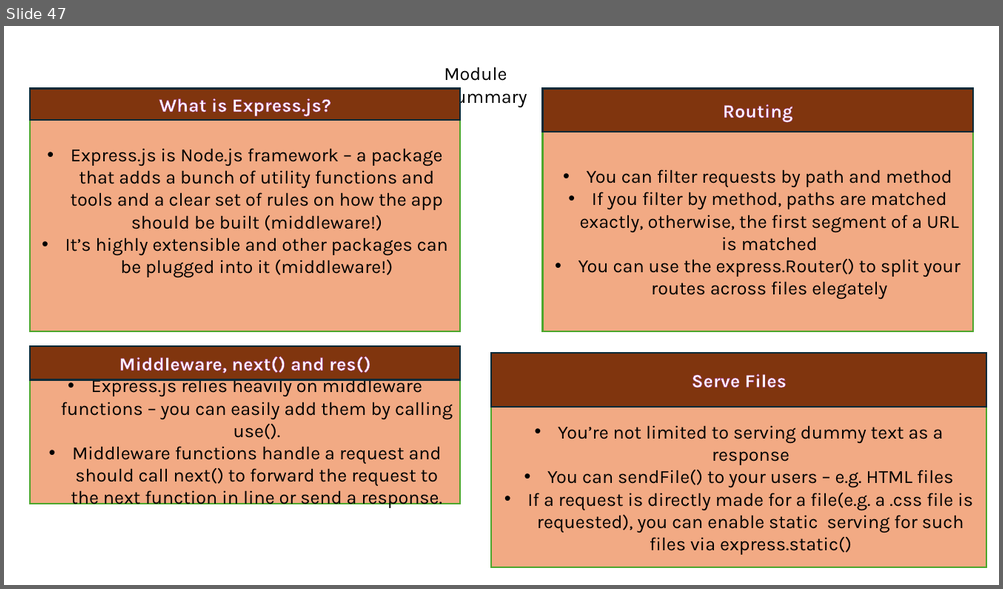
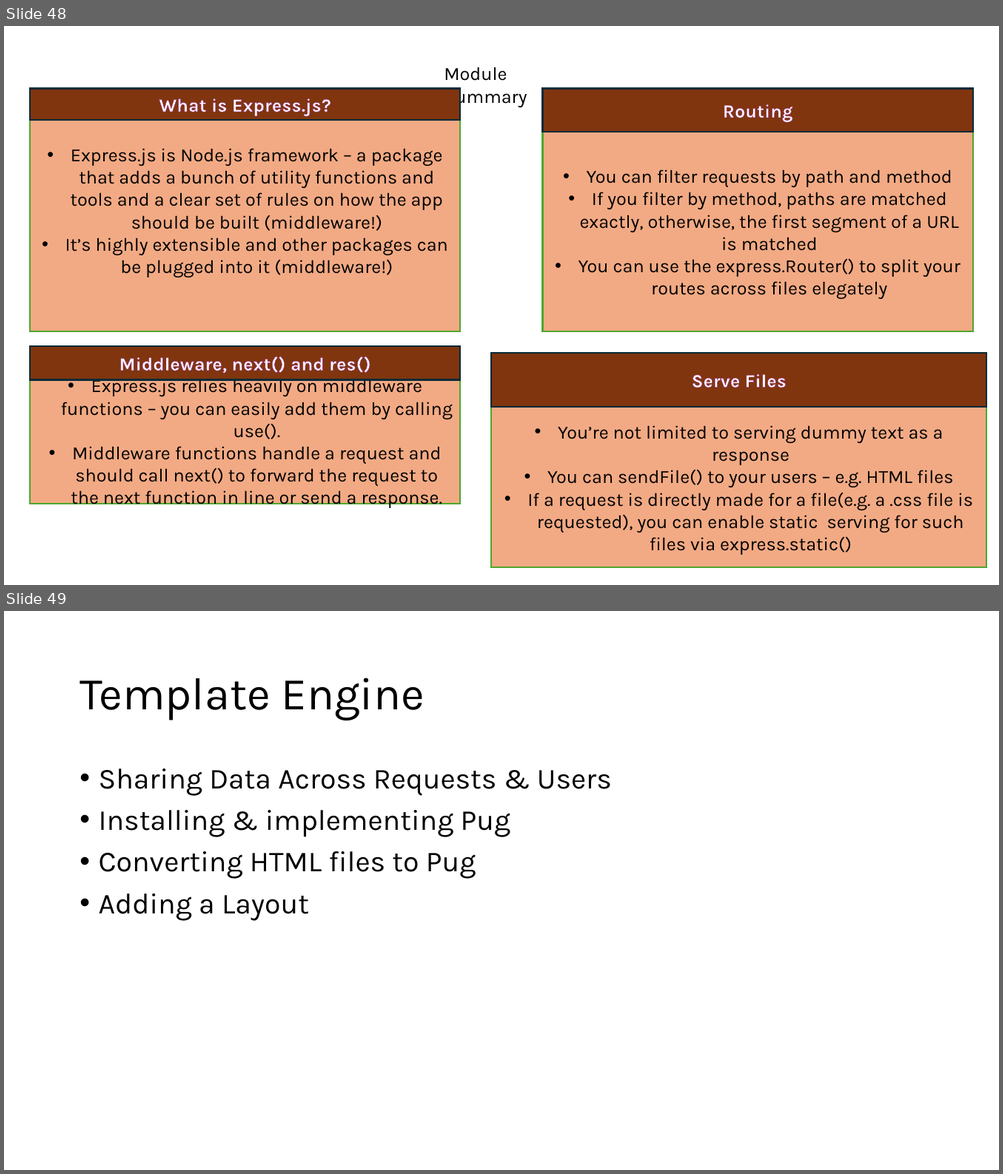
Before and after one commit to PiyushChaturvedii/Batch05, a slide deck: node/Nodejs.pptx. Shown one above the other, each under a label of ours: slide 47 before the commit, slides 48 and 49 after it. The pictures are 1003x589 and 1003x1174 pixels, drawn with LibreOffice and Linux fonts; fonts in the diff are those of the drawing. Boxes give left, top, right and bottom in pixels: in the first picture for what was removed or moved away, otherwise in the second. Text is boxed around its words. In the diff, an @@ line names an element or a change of style, - is before the commit and + after.

```diff
--- a/node/Nodejs.pptx
+++ b/node/Nodejs.pptx
@@ slide 49 added at bbox=[4, 611, 999, 1170], background #FFFFFF @@
@@ title added at bbox=[79, 678, 424, 721], 44 pt, text #000000 @@
+Template Engine
@@ text added at bbox=[99, 769, 612, 921], 28 pt, text #000000 @@
+• Sharing Data Across Requests & Users
+• Installing & implementing Pug
+• Converting HTML files to Pug
+• Adding a Layout
@@ what was slide 47 is now slide 48 @@
```
Also in this commit, not shown: 3 other slides added, 1 other file.
